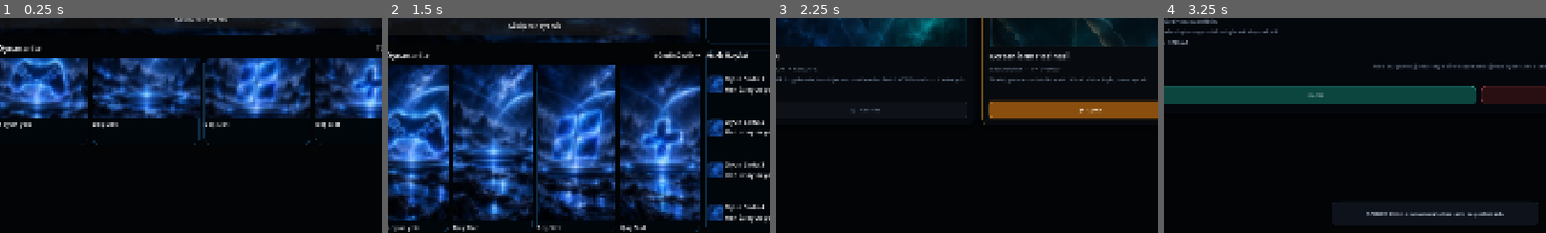
Above: before the commit, frames 1-4 (left to right).
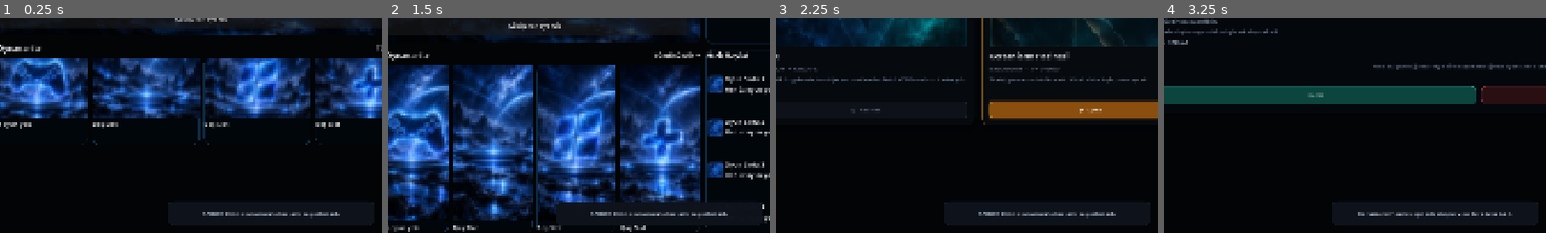
Above: after the commit, the same moments.

Repository: SerkanAydin06/Pardex
Game: Godot game, scene res://scenes/main.tscn
Two runs of this game, one before a commit and one after it. Both use one fixed random seed, a clock stepped at 60 frames per second and the inputs below.
Inputs (mouse positions are % of the whole screen's width and height, from its top left):
- Up to frame 1 (0.25 s): no input
- Up to frame 2 (1.5 s): click (20, 4) at 0.52 s; type "12" at 0.6 s; click "⌂ Ana Sayfa" at 1.25 s
- Up to frame 3 (2.25 s): click "Kütüphane" at 2 s
- Up to frame 4 (3.25 s): click "OYNA" at 2.75 s
The pictures show only the part of the screen within x 14-64%, y 49-99%; the shares and areas given below are measured in that part.

The runs differ from the first frame. In frame 1, 0.6% of the frame differs, in the area x 44-98%, y 85-97%; in frame 2, 2.5%; in frame 3, 0.6%; in frame 4, 0.4%.

Commit message:
Restore borderless window resizing

Diff:
--- a/scripts/ui/pardex_window_chrome.gd
+++ b/scripts/ui/pardex_window_chrome.gd
@@ -2,11 +2,14 @@
 
 const RETRY_SECONDS := 0.15
 const CHROME_SCENE := preload("res://scenes/ui/window_chrome.tscn")
+const RESIZE_EDGE_SIZE := 7.0
+const RESIZE_CORNER_SIZE := 12.0
 
 var _bound := false
 var _header: Control
 var _header_row: HBoxContainer
 var _chrome: HBoxContainer
+var _main_scene: Control
 
 func _ready() -> void:
 	call_deferred("_bind")
@@ -18,13 +21,16 @@
 	if scene == null or scene.name != "Pardex":
 		_retry()
 		return
+	_main_scene = scene as Control
 	_header = scene.get_node_or_null("MainMargin/MainVBox/Header") as Control
 	_header_row = scene.get_node_or_null("MainMargin/MainVBox/Header/HeaderRow") as HBoxContainer
-	if _header == null or _header_row == null:
+	if _main_scene == null or _header == null or _header_row == null:
 		_retry()
 		return
 
+	DisplayServer.window_set_flag(DisplayServer.WINDOW_FLAG_RESIZE_DISABLED, false)
 	DisplayServer.window_set_flag(DisplayServer.WINDOW_FLAG_BORDERLESS, true)
+
 	_chrome = CHROME_SCENE.instantiate() as HBoxContainer
 	_header_row.add_child(_chrome)
 
@@ -36,6 +42,7 @@
 	close.pressed.connect(func(): get_tree().quit())
 	_header.gui_input.connect(_on_header_gui_input)
 
+	_install_resize_handles()
 	_bound = true
 	call_deferred("_place_notification_button")
 
@@ -70,3 +77,38 @@
 		var mouse := event as InputEventMouseButton
 		if mouse.button_index == MOUSE_BUTTON_LEFT and mouse.pressed:
 			DisplayServer.window_start_drag()
+
+func _install_resize_handles() -> void:
+	if _main_scene == null:
+		return
+	_add_resize_handle("ResizeTop", DisplayServer.WINDOW_EDGE_TOP, Control.CURSOR_VSIZE, Vector2(0, 0), Vector2(1, 0), Vector2(RESIZE_CORNER_SIZE, 0), Vector2(-RESIZE_CORNER_SIZE, RESIZE_EDGE_SIZE))
+	_add_resize_handle("ResizeBottom", DisplayServer.WINDOW_EDGE_BOTTOM, Control.CURSOR_VSIZE, Vector2(0, 1), Vector2(1, 1), Vector2(RESIZE_CORNER_SIZE, -RESIZE_EDGE_SIZE), Vector2(-RESIZE_CORNER_SIZE, 0))
+	_add_resize_handle("ResizeLeft", DisplayServer.WINDOW_EDGE_LEFT, Control.CURSOR_HSIZE, Vector2(0, 0), Vector2(0, 1), Vector2(0, RESIZE_CORNER_SIZE), Vector2(RESIZE_EDGE_SIZE, -RESIZE_CORNER_SIZE))
+	_add_resize_handle("ResizeRight", DisplayServer.WINDOW_EDGE_RIGHT, Control.CURSOR_HSIZE, Vector2(1, 0), Vector2(1, 1), Vector2(-RESIZE_EDGE_SIZE, RESIZE_CORNER_SIZE), Vector2(0, -RESIZE_CORNER_SIZE))
+	_add_resize_handle("ResizeTopLeft", DisplayServer.WINDOW_EDGE_TOP_LEFT, Control.CURSOR_FDIAGSIZE, Vector2(0, 0), Vector2(0, 0), Vector2(0, 0), Vector2(RESIZE_CORNER_SIZE, RESIZE_CORNER_SIZE))
+	_add_resize_handle("ResizeTopRight", DisplayServer.WINDOW_EDGE_TOP_RIGHT, Control.CURSOR_BDIAGSIZE, Vector2(1, 0), Vector2(1, 0), Vector2(-RESIZE_CORNER_SIZE, 0), Vector2(0, RESIZE_CORNER_SIZE))
+	_add_resize_handle("ResizeBottomLeft", DisplayServer.WINDOW_EDGE_BOTTOM_LEFT, Control.CURSOR_BDIAGSIZE, Vector2(0, 1), Vector2(0, 1), Vector2(0, -RESIZE_CORNER_SIZE), Vector2(RESIZE_CORNER_SIZE, 0))
+	_add_resize_handle("ResizeBottomRight", DisplayServer.WINDOW_EDGE_BOTTOM_RIGHT, Control.CURSOR_FDIAGSIZE, Vector2(1, 1), Vector2(1, 1), Vector2(-RESIZE_CORNER_SIZE, -RESIZE_CORNER_SIZE), Vector2(0, 0))
+
+func _add_resize_handle(name_value: String, edge: DisplayServer.WindowResizeEdge, cursor: Control.CursorShape, anchor_from: Vector2, anchor_to: Vector2, offset_from: Vector2, offset_to: Vector2) -> void:
+	var handle := Control.new()
+	handle.name = name_value
+	handle.z_index = 1000
+	handle.mouse_filter = Control.MOUSE_FILTER_STOP
+	handle.mouse_default_cursor_shape = cursor
+	handle.anchor_left = anchor_from.x
+	handle.anchor_top = anchor_from.y
+	handle.anchor_right = anchor_to.x
+	handle.anchor_bottom = anchor_to.y
+	handle.offset_left = offset_from.x
+	handle.offset_top = offset_from.y
+	handle.offset_right = offset_to.x
+	handle.offset_bottom = offset_to.y
+	handle.gui_input.connect(_on_resize_handle_input.bind(edge))
+	_main_scene.add_child(handle)
+
+func _on_resize_handle_input(event: InputEvent, edge: DisplayServer.WindowResizeEdge) -> void:
+	if event is InputEventMouseButton:
+		var mouse := event as InputEventMouseButton
+		if mouse.button_index == MOUSE_BUTTON_LEFT and mouse.pressed:
+			DisplayServer.window_start_resize(edge)
